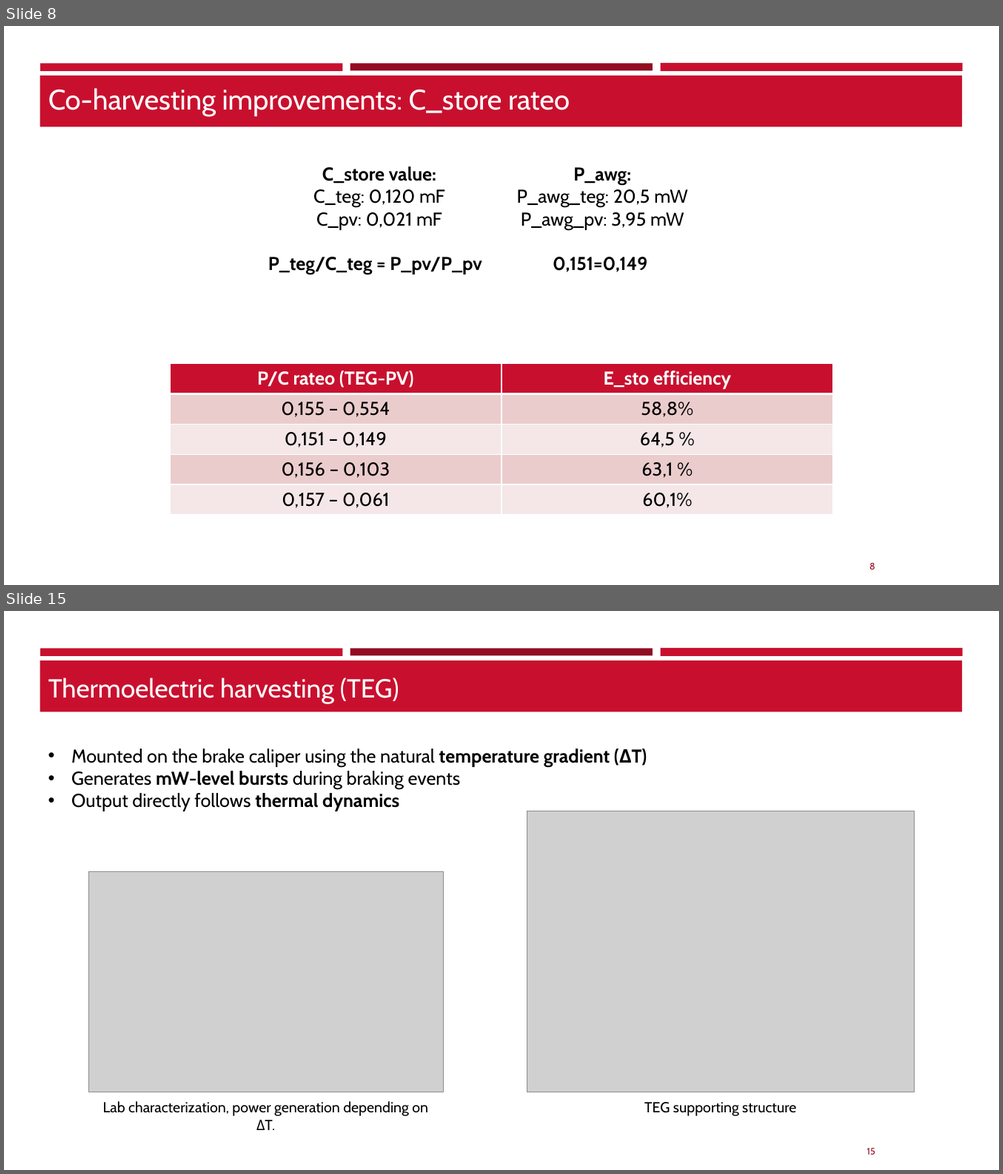
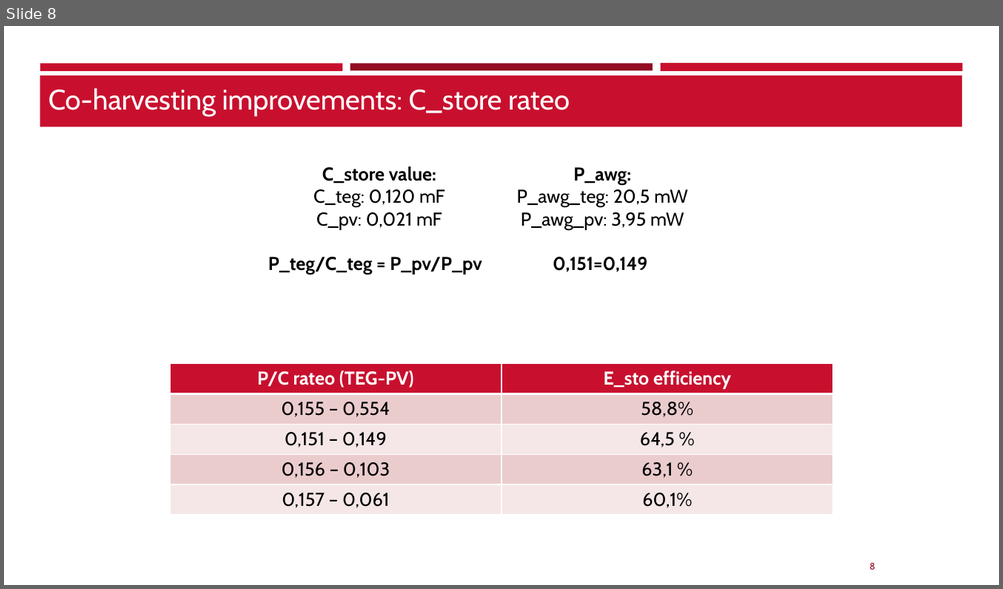
Before and after one commit to TheBepps/RideSyncEmbedded, a slide deck: Presentation/Final_results.pptx. Shown one above the other, each under a label of ours: slides 8 and 15 before the commit, slide 8 after it; the slides between them are not shown. The pictures are 1003x1174 and 1003x589 pixels, drawn with LibreOffice and Linux fonts; fonts in the diff are those of the drawing; grey boxes stand for pictures; background and template pictures are left out. Boxes give left, top, right and bottom in pixels: in the first picture for what was removed or moved away, otherwise in the second. Text is boxed around its words. In the diff, an @@ line names an element or a change of style, - is before the commit and + after.

```diff
--- a/Presentation/Final_results.pptx
+++ b/Presentation/Final_results.pptx
@@ slide 15 removed at [4,611,999,1170], background #FFFFFF; not listed: 5 template elements that a slide beside it also shows @@
@@ title removed at [48,678,399,703] @@
-Thermoelectric harvesting (TEG)
@@ text removed at [71,749,609,812] @@
-• Mounted on the brake caliper using the natural temperature gradient (ΔT)
-• Generates mW-level bursts during braking events
-• Output directly follows thermal dynamics
@@ picture removed at [527,812,915,1093] @@
@@ picture removed at [88,872,444,1092] @@
@@ text removed at [103,1102,428,1116] @@
-Lab characterization, power generation depending on ΔT.
@@ text removed at [644,1102,796,1116] @@
-TEG supporting structure
```
Also in this commit, not shown: 2 slides changed, 2 slides added, 13 other slides removed, 7 other files.
